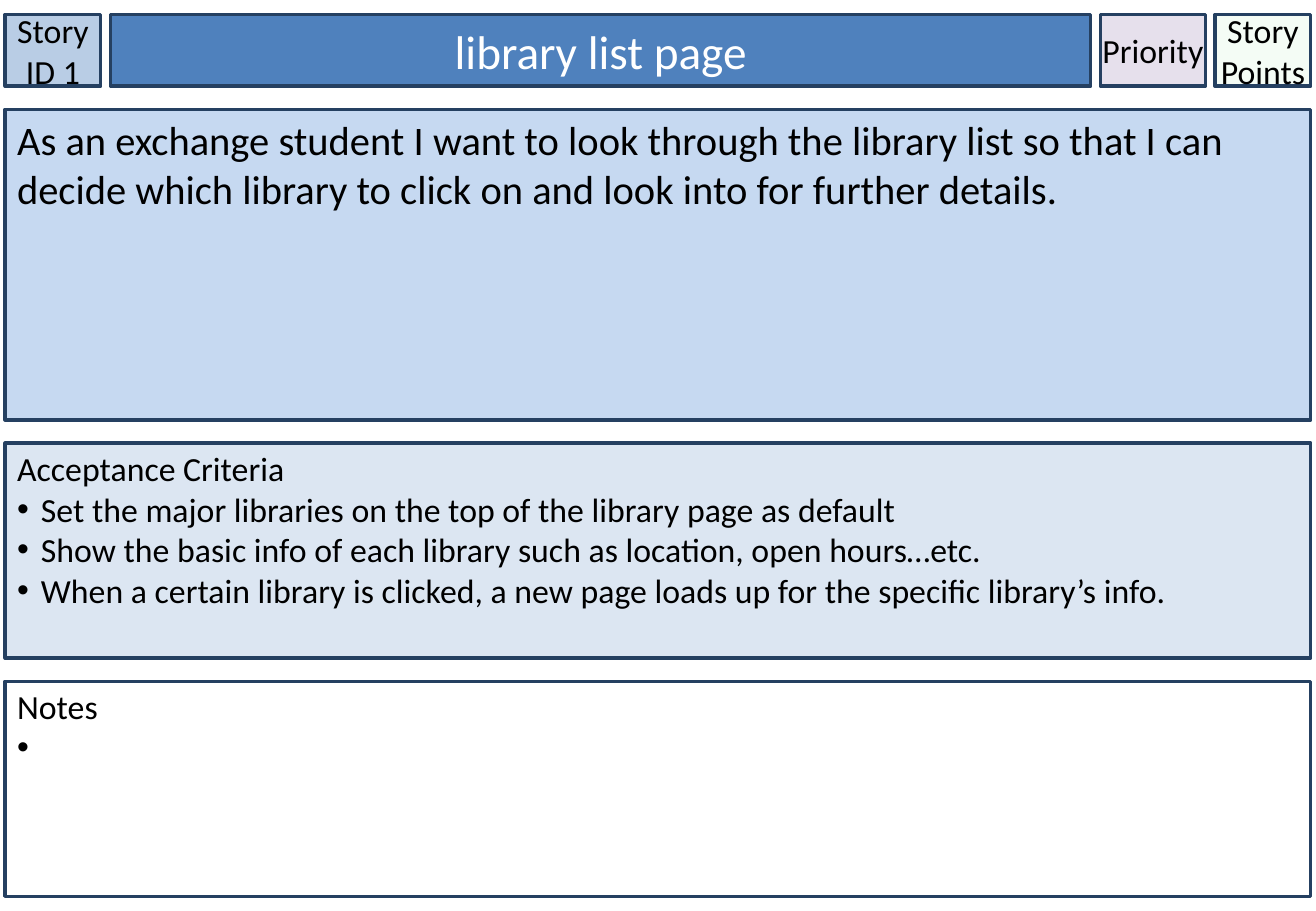
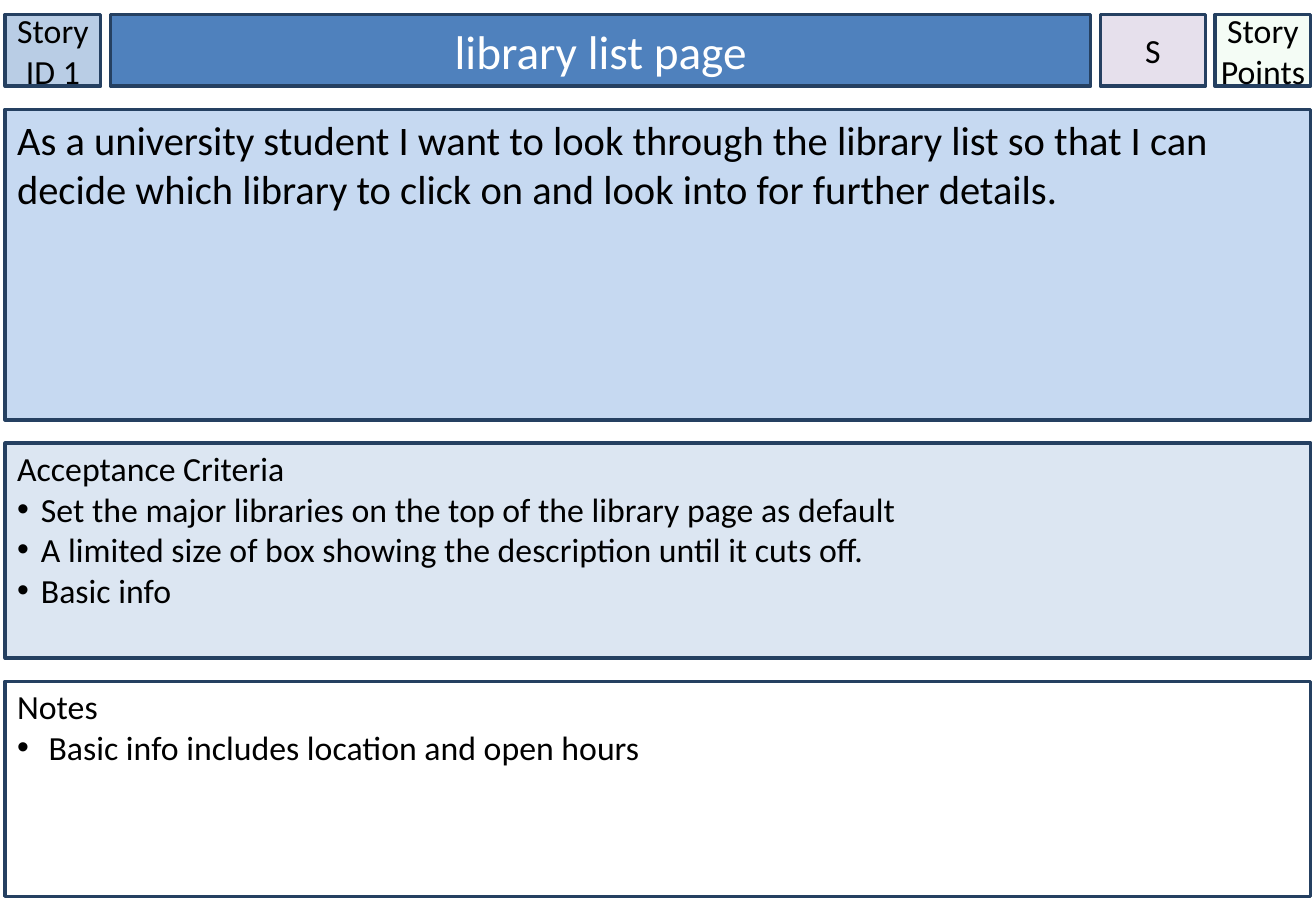
Before and after one commit to douglas-kumar/ifb299, a slide deck: slide 5 of User Stories/Story Cards - Luke.pptx. Drawn at 1316x911 pixels with LibreOffice and Linux fonts; fonts in the diff are those of the drawing. Boxes give left, top, right and bottom in pixels: in the first picture for what was removed or moved away, otherwise in the second. Text is boxed around its words. In the diff, an @@ line names an element or a change of style, - is before the commit and + after.

```diff
--- a/User Stories/Story Cards - Luke.pptx
+++ b/User Stories/Story Cards - Luke.pptx
@@ text in rectangle at (1145,41,1160,64): text changed @@
-Priority
+S
@@ text in rectangle at (17,127,1207,211): text changed @@
-As an exchange student I want to look through the library list so that I can decide which library to click on and look into for further details.
+As a university student I want to look through the library list so that I can decide which library to click on and look into for further details.
@@ text in rectangle at (41,538,863,604): text changed @@
-• Show the basic info of each library such as location, open hours…etc.
-• When a certain library is clicked, a new page loads up for the specific library’s info.
+• A limited size of box showing the description until it cuts off.
+• Basic info
@@ text in rectangle at (49,736,639,766): paragraph added @@
+• Basic info includes location and open hours
```
Also in this commit, not shown: 5 other slides changed, 2 slides added.
